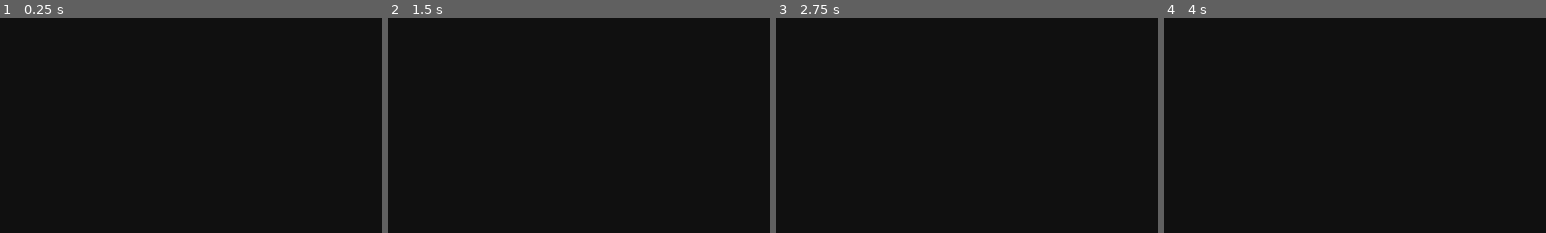
Above: before the commit, frames 1-4 (left to right).
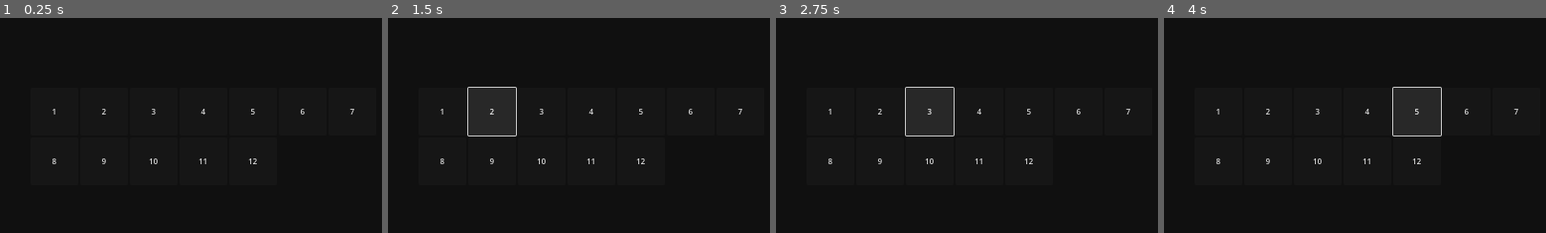
Above: after the commit, the same moments.

Repository: ReneJSchwartz/advent-of-code-all-years
Game: Godot game, scene res://scenes/game_tree.tscn
The game is run twice, just before and just after one commit, with the same random seed, the same clock (stepped at 60 frames per second) and the same inputs.
Inputs (mouse positions are % of the whole screen's width and height, from its top left):
- Up to frame 1 (0.25 s): no input
- Up to frame 2 (1.5 s): click (30, 44) at 0.5 s, where only the run after the commit has a clickable "1"; click (37, 44) at 1.25 s, where only the run after the commit has a clickable "2"
- Up to frame 3 (2.75 s): click (44, 44) at 2 s, where only the run after the commit has a clickable "3"
- Up to frame 4 (4 s): click (50, 44) at 2.75 s, where only the run after the commit has a clickable "4"; click (56, 44) at 3.5 s, where only the run after the commit has a clickable "5"
The pictures show only the part of the screen within x 23-73%, y 22-72%; the shares and areas given below are measured in that part.

The runs differ from the first frame. In frame 1, 0.3% of the frame differs, in the area x 13-93%, y 42-68%; in frame 2, 0.5%; in frame 3, 0.5%; in frame 4, 0.5%, in the area x 13-93%, y 32-68%.

Commit message:
add main menu manager for opening levels

Diff:
--- a/2025/scenes/game_tree.tscn
+++ b/2025/scenes/game_tree.tscn
@@ -1,4 +1,8 @@
-[gd_scene format=3 uid="uid://c3cihtmq8kted"]
+[gd_scene load_steps=3 format=3 uid="uid://c3cihtmq8kted"]
+
+[ext_resource type="Script" uid="uid://bo3ybn1jgllqq" path="res://scripts/main_menu_manager.gd" id="1_4dfya"]
+
+[sub_resource type="Theme" id="Theme_c4mtj"]
 
 [node name="GameTree" type="Node"]
 
@@ -10,6 +14,10 @@
 grow_horizontal = 2
 grow_vertical = 2
 
+[node name="MainMenuManager" type="Node" parent="UI" node_paths=PackedStringArray("button_grid")]
+script = ExtResource("1_4dfya")
+button_grid = NodePath("../CommonBG/GridContainer")
+
 [node name="CommonBG" type="Panel" parent="UI"]
 layout_mode = 1
 anchors_preset = 15
@@ -17,3 +25,95 @@
 anchor_bottom = 1.0
 grow_horizontal = 2
 grow_vertical = 2
+
+[node name="GridContainer" type="GridContainer" parent="UI/CommonBG"]
+layout_mode = 1
+anchors_preset = 8
+anchor_left = 0.5
+anchor_top = 0.5
+anchor_right = 0.5
+anchor_bottom = 0.5
+offset_left = -50.0
+offset_top = -50.0
+offset_right = 50.0
+offset_bottom = 50.0
+grow_horizontal = 2
+grow_vertical = 2
+columns = 7
+
+[node name="Button" type="Button" parent="UI/CommonBG/GridContainer"]
+custom_minimum_size = Vector2(100, 100)
+layout_mode = 2
+theme = SubResource("Theme_c4mtj")
+text = "1
+"
+
+[node name="Button2" type="Button" parent="UI/CommonBG/GridContainer"]
+custom_minimum_size = Vector2(100, 100)
+layout_mode = 2
+theme = SubResource("Theme_c4mtj")
+text = "2"
+
+[node name="Button3" type="Button" parent="UI/CommonBG/GridContainer"]
+custom_minimum_size = Vector2(100, 100)
+layout_mode = 2
+theme = SubResource("Theme_c4mtj")
+text = "3
+"
+
+[node name="Button4" type="Button" parent="UI/CommonBG/GridContainer"]
+custom_minimum_size = Vector2(100, 100)
+layout_mode = 2
+theme = SubResource("Theme_c4mtj")
+text = "4"
+
+[node name="Button5" type="Button" parent="UI/CommonBG/GridContainer"]
+custom_minimum_size = Vector2(100, 100)
+layout_mode = 2
+theme = SubResource("Theme_c4mtj")
+text = "5
+"
+
+[node name="Button6" type="Button" parent="UI/CommonBG/GridContainer"]
+custom_minimum_size = Vector2(100, 100)
+layout_mode = 2
+theme = SubResource("Theme_c4mtj")
+text = "6"
+
+[node name="Button7" type="Button" parent="UI/CommonBG/GridContainer"]
+custom_minimum_size = Vector2(100, 100)
+layout_mode = 2
+theme = SubResource("Theme_c4mtj")
+text = "7
+"
+
+[node name="Button8" type="Button" parent="UI/CommonBG/GridContainer"]
+custom_minimum_size = Vector2(100, 100)
+layout_mode = 2
+theme = SubResource("Theme_c4mtj")
+text = "8"
+
+[node name="Button9" type="Button" parent="UI/CommonBG/GridContainer"]
+custom_minimum_size = Vector2(100, 100)
+layout_mode = 2
+theme = SubResource("Theme_c4mtj")
+text = "9"
+
+[node name="Button10" type="Button" parent="UI/CommonBG/GridContainer"]
+custom_minimum_size = Vector2(100, 100)
+layout_mode = 2
+theme = SubResource("Theme_c4mtj")
+text = "10"
+
+[node name="Button11" type="Button" parent="UI/CommonBG/GridContainer"]
+custom_minimum_size = Vector2(100, 100)
+layout_mode = 2
+theme = SubResource("Theme_c4mtj")
+text = "11"
+
+[node name="Button12" type="Button" parent="UI/CommonBG/GridContainer"]
+custom_minimum_size = Vector2(100, 100)
+layout_mode = 2
+theme = SubResource("Theme_c4mtj")
+text = "12
+"
--- /dev/null
+++ b/2025/scripts/main_menu_manager.gd
@@ -0,0 +1,18 @@
+extends Node
+
+@export var button_grid : Control
+
+func _ready() -> void:
+	for b : Button in button_grid.get_children():
+		b.pressed.connect(open_level.bind(b))
+	pass
+
+func hide_menu():
+	print("hide menu")
+	pass
+
+func open_level(sender):
+	hide_menu()
+	# todo open level
+	print(sender.name)
+	pass
Not shown, added: 2025/scripts/main_menu_manager.gd.uid
